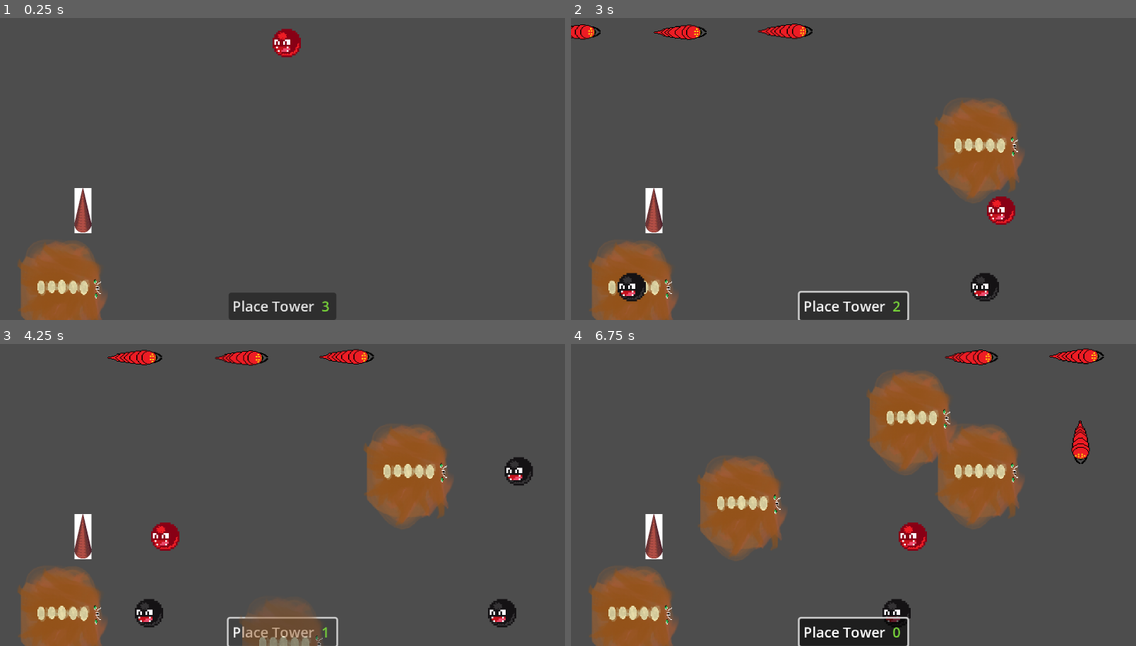
Above: before the commit, frames 1-4 (two rows, left to right).
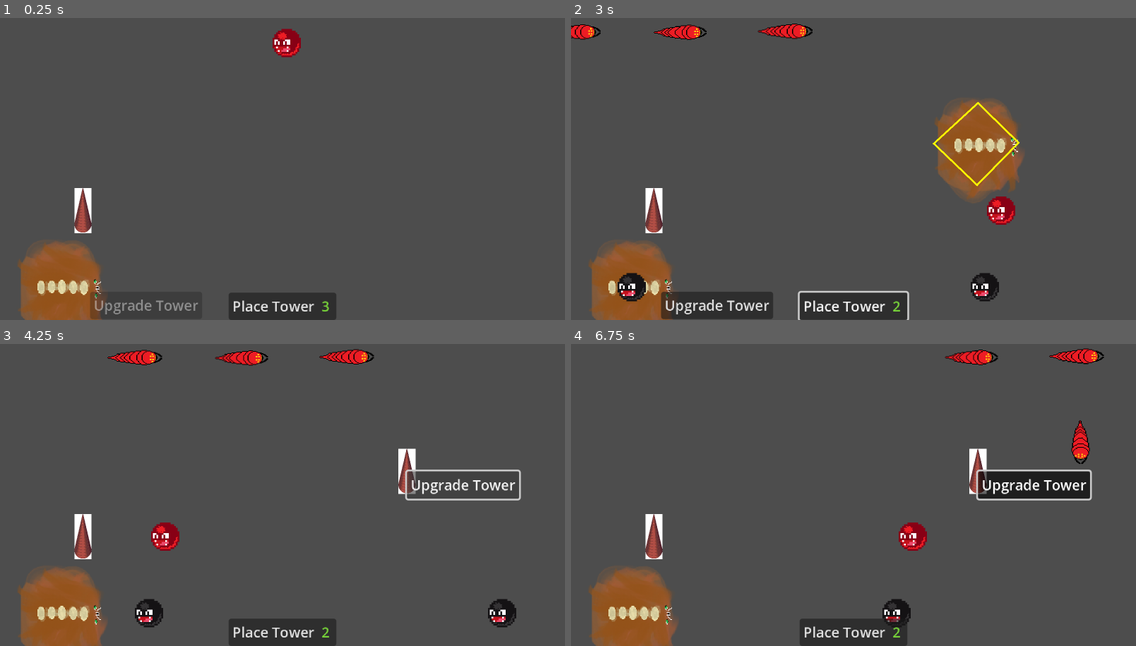
Above: after the commit, the same moments.

Repository: Moonlock/jameGam
Game: Godot game, scene res://thing_jam.tscn
Same seed, same stepped clock (60 frames per second), same inputs: the game is played once before the commit and once after it.
Inputs (mouse positions are in pixels of both pictures, inside the frame that each line leads up to):
- Up to frame 1 (0.25 s): no input
- Up to frame 2 (3 s): click "Place Tower" at 0.5 s; click "Place Tower" at 1.25 s; click "Place Tower" at 2 s; tap Enter (ui_accept) at 2.75 s; move the mouse to (977, 144) at 2.77 s; hold Enter (ui_accept) from 2.78 s (still down); click (977, 144) at 2.92 s
- Up to frame 3 (4.25 s): release Enter (ui_accept) at 3.5 s; click "Place Tower" (after the commit: "Upgrade Tower") at 3.5 s
- Up to frame 4 (6.75 s): click "Place Tower" (after the commit: "Upgrade Tower") at 4.25 s; click "Place Tower" (after the commit: "Upgrade Tower") at 5 s; move the mouse to (740, 504) at 5.77 s; tap Enter (ui_accept) at 5.85, 6.02, 6.32 s; click (740, 504) at 5.92 s; move the mouse to (910, 416) at 6.52 s; hold Enter (ui_accept) from 6.53 s (still down); click (910, 416) at 6.67 s

The runs differ from the first frame. In frame 1, 0.4% of the frame differs, in the area x 16-35%, y 90-100%; in frame 2, 2.0%; in frame 3, 6.6%; in frame 4, 13%, in the area x 22-93%, y 8-100%.
Error in both runs: Invalid access to property or key 'position' on a base object of type 'InputEventKey'. (res://Towers/place_tower_button.gd:39)

Commit message:
Upgrade towers

Diff:
--- a/Towers/monster_tower.gd
+++ b/Towers/monster_tower.gd
@@ -1,7 +1,21 @@
 extends "res://Towers/towers.gd"
 
 @onready var bullet = preload("res://bullet.tscn")
+var _is_selected = false
 
 func _on_fire_rate_timer_timeout() -> void:
 	var bullet_instance = bullet.instantiate()
 	add_child(bullet_instance)
+
+
+
+func _on_area_2d_input_event(viewport: Node, event: InputEvent, shape_idx: int) -> void:
+	if event.is_action_pressed("ui_accept"):
+		$Line2D.show()
+		_is_selected = true
+		SignalManager.emit_signal("tower_selected", self)
+
+func _unhandled_input(event: InputEvent) -> void:
+	if event.is_action_pressed("ui_accept") and _is_selected:
+		$Line2D.hide()
+		_is_selected = false
--- a/Towers/monster_tower.tscn
+++ b/Towers/monster_tower.tscn
@@ -1,7 +1,10 @@
-[gd_scene load_steps=3 format=3 uid="uid://brpgntw6o4oyo"]
+[gd_scene load_steps=4 format=3 uid="uid://brpgntw6o4oyo"]
 
 [ext_resource type="Script" uid="uid://cdb4wlwue8kg0" path="res://Towers/monster_tower.gd" id="1_6ujus"]
 [ext_resource type="Texture2D" uid="uid://bqcboiu41d7vu" path="res://monsterTop.png" id="2_lro4s"]
+
+[sub_resource type="CircleShape2D" id="CircleShape2D_lro4s"]
+radius = 48.0104
 
 [node name="MonsterTower" type="Node2D"]
 script = ExtResource("1_6ujus")
@@ -13,4 +16,17 @@
 [node name="FireRateTimer" type="Timer" parent="."]
 autostart = true
 
+[node name="Area2D" type="Area2D" parent="."]
+
+[node name="CollisionShape2D" type="CollisionShape2D" parent="Area2D"]
+shape = SubResource("CircleShape2D_lro4s")
+
+[node name="Line2D" type="Line2D" parent="."]
+visible = false
+points = PackedVector2Array(0, -48, 46, -3, -1, 45, -50, -2)
+closed = true
+width = 2.0
+default_color = Color(1, 1, 0, 1)
+
 [connection signal="timeout" from="FireRateTimer" to="." method="_on_fire_rate_timer_timeout"]
+[connection signal="input_event" from="Area2D" to="." method="_on_area_2d_input_event"]
--- a/bug.gd
+++ b/bug.gd
@@ -11,7 +11,6 @@
 var _on_fire = false
 
 func catch_fire():
-	print("catch fire")
 	_on_fire = true
 	# add animated fire
 	var fire = fire_scene.instantiate()
@@ -26,14 +25,12 @@
 	timer.timeout.connect(take_fire_damage)
 
 func take_fire_damage():
-	print("take fire damage")
 	take_damage(_fire_damage)
 
 func _physics_process(delta):
 	_follow.set_progress(_follow.get_progress() + _speed * delta)
 	var new_progress = _follow.get_progress()
 	if new_progress < _last_progress:
-		print("Take damage")
 		get_parent().get_parent().queue_free()
 	_last_progress = new_progress
 
--- a/bullet.gd
+++ b/bullet.gd
@@ -7,7 +7,6 @@
 	return _damage
 
 func handleHit():
-	print("Normal hit")
 	queue_free()
 
 func _physics_process(delta):
--- a/fire_bullet.gd
+++ b/fire_bullet.gd
@@ -9,11 +9,8 @@
 	return _damage
 
 func handleHit():
-	print("Fire hit")
 	var colliders = fire_collision.get_overlapping_bodies()
-	print("Colliders = ", colliders.size())
 	for collider in colliders:
-		print(collider)
 		if collider is Bug:
 			collider.catch_fire()
 	queue_free()
--- a/fire_tower.gd
+++ b/fire_tower.gd
@@ -1,7 +1,21 @@
 extends "res://Towers/towers.gd"
 
 @onready var bullet = preload("res://fire_bullet.tscn")
+var _is_selected = false
 
 func _on_fire_rate_timer_timeout() -> void:
 	var bullet_instance = bullet.instantiate()
 	add_child(bullet_instance)
+
+
+
+func _on_area_2d_input_event(viewport: Node, event: InputEvent, shape_idx: int) -> void:
+	if event.is_action_pressed("ui_accept"):
+		$Line2D.show()
+		_is_selected = true
+		SignalManager.emit_signal("tower_selected", self)
+
+func _unhandled_input(event: InputEvent) -> void:
+	if event.is_action_pressed("ui_accept") and _is_selected:
+		$Line2D.hide()
+		_is_selected = false
--- a/fire_tower.tscn
+++ b/fire_tower.tscn
@@ -1,7 +1,10 @@
-[gd_scene load_steps=3 format=3 uid="uid://bnu0biigwvcgi"]
+[gd_scene load_steps=4 format=3 uid="uid://bnu0biigwvcgi"]
 
 [ext_resource type="Texture2D" uid="uid://bvkhfimmuq4nq" path="res://sprites/fireTower.png" id="1_ou8br"]
 [ext_resource type="Script" uid="uid://bsc4sfcm2qdbf" path="res://fire_tower.gd" id="1_xmto1"]
+
+[sub_resource type="CapsuleShape2D" id="CapsuleShape2D_xmto1"]
+height = 50.0
 
 [node name="FireTower" type="Node2D"]
 script = ExtResource("1_xmto1")
@@ -14,4 +17,17 @@
 wait_time = 2.0
 autostart = true
 
+[node name="Area2D" type="Area2D" parent="."]
+
+[node name="CollisionShape2D" type="CollisionShape2D" parent="Area2D"]
+shape = SubResource("CapsuleShape2D_xmto1")
+
+[node name="Line2D" type="Line2D" parent="."]
+visible = false
+points = PackedVector2Array(-9, -26, -9, 24, 9, 24, 9, -26)
+closed = true
+width = 2.0
+default_color = Color(1, 1, 0, 1)
+
 [connection signal="timeout" from="FireRateTimer" to="." method="_on_fire_rate_timer_timeout"]
+[connection signal="input_event" from="Area2D" to="." method="_on_area_2d_input_event"]
--- a/project.godot
+++ b/project.godot
@@ -14,6 +14,10 @@
 run/main_scene="uid://bk1ol31gv4shw"
 config/features=PackedStringArray("4.4", "GL Compatibility")
 config/icon="res://icon.svg"
+
+[autoload]
+
+SignalManager="*res://signal_manager.gd"
 
 [display]
 
--- /dev/null
+++ b/signal_manager.gd
@@ -0,0 +1,3 @@
+extends Node
+
+signal tower_selected
--- a/thing_jam.tscn
+++ b/thing_jam.tscn
@@ -1,11 +1,12 @@
-[gd_scene load_steps=7 format=3 uid="uid://bk1ol31gv4shw"]
+[gd_scene load_steps=8 format=3 uid="uid://bk1ol31gv4shw"]
 
-[ext_resource type="Script" path="res://thing_jam.gd" id="1_udhia"]
+[ext_resource type="Script" uid="uid://buwvqlafeq20v" path="res://thing_jam.gd" id="1_udhia"]
 [ext_resource type="PackedScene" uid="uid://brpgntw6o4oyo" path="res://Towers/monster_tower.tscn" id="2_y3g1b"]
-[ext_resource type="Script" path="res://timer.gd" id="3_udhia"]
+[ext_resource type="Script" uid="uid://cjeefxfi8r8xj" path="res://timer.gd" id="3_udhia"]
 [ext_resource type="PackedScene" uid="uid://bo3ewv2iadgxw" path="res://Towers/place_tower_button.tscn" id="4_owrrb"]
-[ext_resource type="PackedScene" path="res://fire_bullet.tscn" id="5_hdifc"]
-[ext_resource type="PackedScene" path="res://fire_tower.tscn" id="6_hdifc"]
+[ext_resource type="PackedScene" uid="uid://055im22ulmbc" path="res://fire_bullet.tscn" id="5_hdifc"]
+[ext_resource type="Script" uid="uid://5ld4n0xdiwso" path="res://upgrade_tower_button.gd" id="6_8lc4r"]
+[ext_resource type="PackedScene" uid="uid://bnu0biigwvcgi" path="res://fire_tower.tscn" id="6_hdifc"]
 
 [node name="thingJam" type="Node2D"]
 script = ExtResource("1_udhia")
@@ -28,8 +29,25 @@
 
 [node name="PlaceTowerButton" parent="CanvasLayer" instance=ExtResource("4_owrrb")]
 
+[node name="UpgradeTowerButton" type="Button" parent="CanvasLayer"]
+anchors_preset = 7
+anchor_left = 0.5
+anchor_top = 1.0
+anchor_right = 0.5
+anchor_bottom = 1.0
+offset_left = -218.0
+offset_top = -32.0
+offset_right = -91.0
+offset_bottom = -1.0
+grow_horizontal = 2
+grow_vertical = 0
+disabled = true
+text = "Upgrade Tower"
+script = ExtResource("6_8lc4r")
+
 [node name="FireTower" parent="." instance=ExtResource("6_hdifc")]
 position = Vector2(94, 236)
 
 [connection signal="timeout" from="Timer" to="Timer" method="_on_timer_timeout"]
 [connection signal="timeout" from="Timer/NextPhaseTimer" to="Timer" method="_on_next_phase_timer_timeout"]
+[connection signal="pressed" from="CanvasLayer/UpgradeTowerButton" to="CanvasLayer/UpgradeTowerButton" method="_on_pressed"]
--- /dev/null
+++ b/upgrade_tower_button.gd
@@ -0,0 +1,19 @@
+extends Button
+
+@onready var fire_tower = load("res://fire_tower.tscn")
+var _selected_tower
+
+func _ready():
+	SignalManager.connect("tower_selected", tower_selected)
+
+func tower_selected(tower):
+	disabled = false
+	_selected_tower = tower
+
+func _on_pressed() -> void:
+	position = _selected_tower.position
+	_selected_tower.queue_free()
+
+	var upgraded = fire_tower.instantiate()
+	upgraded.position = position
+	get_parent().get_parent().add_child(upgraded)
Not shown, added: signal_manager.gd.uid
Not shown, added: upgrade_tower_button.gd.uid
